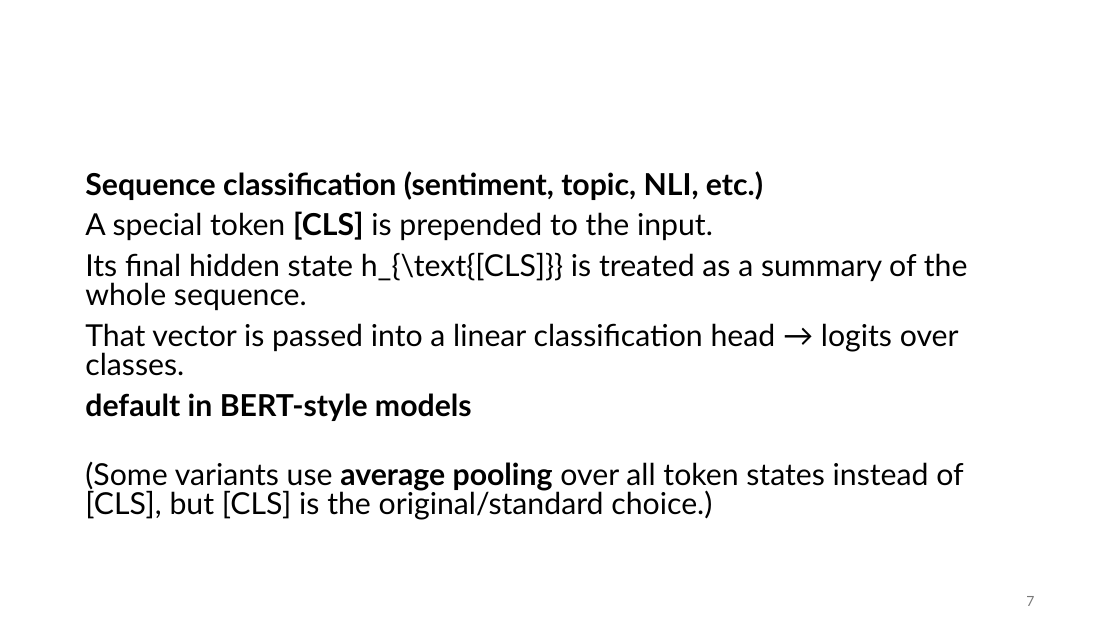
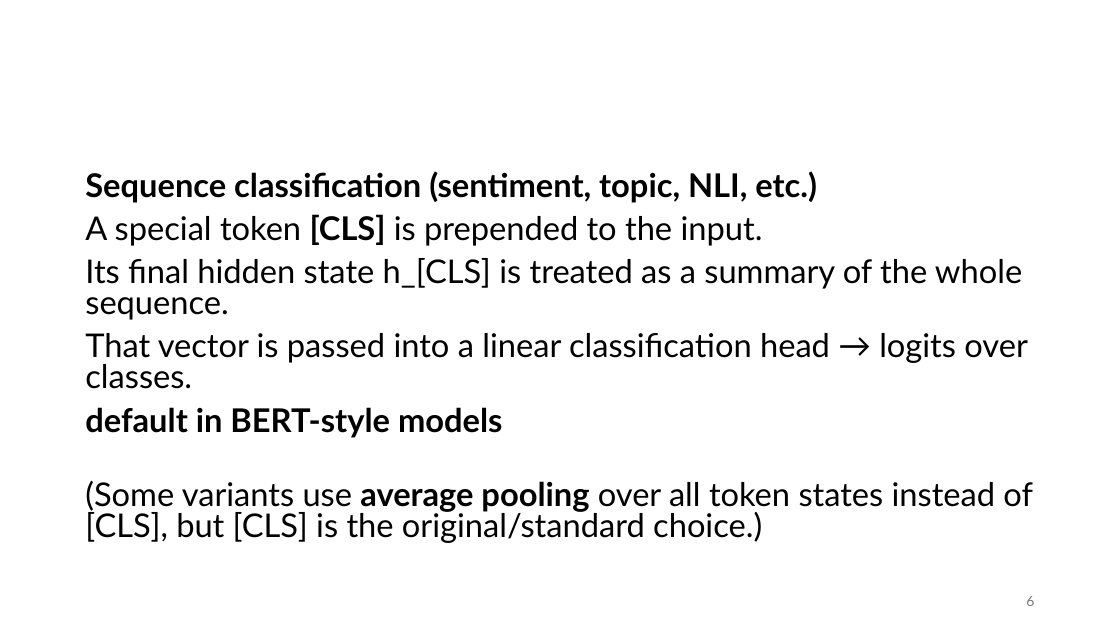
Before and after one commit to FelixWick/language_models, a slide deck: slide 6 of slides/5_finetuning.pptx (slide 7 before the commit). Drawn at 1120x630 pixels with LibreOffice and Linux fonts; fonts in the diff are those of the drawing. Boxes give left, top, right and bottom in pixels: in the first picture for what was removed or moved away, otherwise in the second. Text is boxed around its words. In the diff, an @@ line names an element or a change of style, - is before the commit and + after.

```diff
--- a/slides/5_finetuning.pptx
+++ b/slides/5_finetuning.pptx
@@ text at (85,171,1033,543): size 25.9 to 28 pt in "Sequence classification (sentiment, topic, NLI, etc.)", "A special token [CLS] is prepended to ...", "That vector is passed into a linear ...", "default in BERT-style models" and 1 more places @@
@@ text at (85,258,1022,320): text changed; size 25.9 to 28 pt @@
-Its final hidden state h_{\text{[CLS]}} is treated as a summary of the whole sequence.
+Its final hidden state h_[CLS] is treated as a summary of the whole sequence.
@@ page number at (1026,596,1034,606): text changed @@
-7
+6
```
Also in this commit, not shown: 1 other slide changed, 1 slide added, 5 other files.
